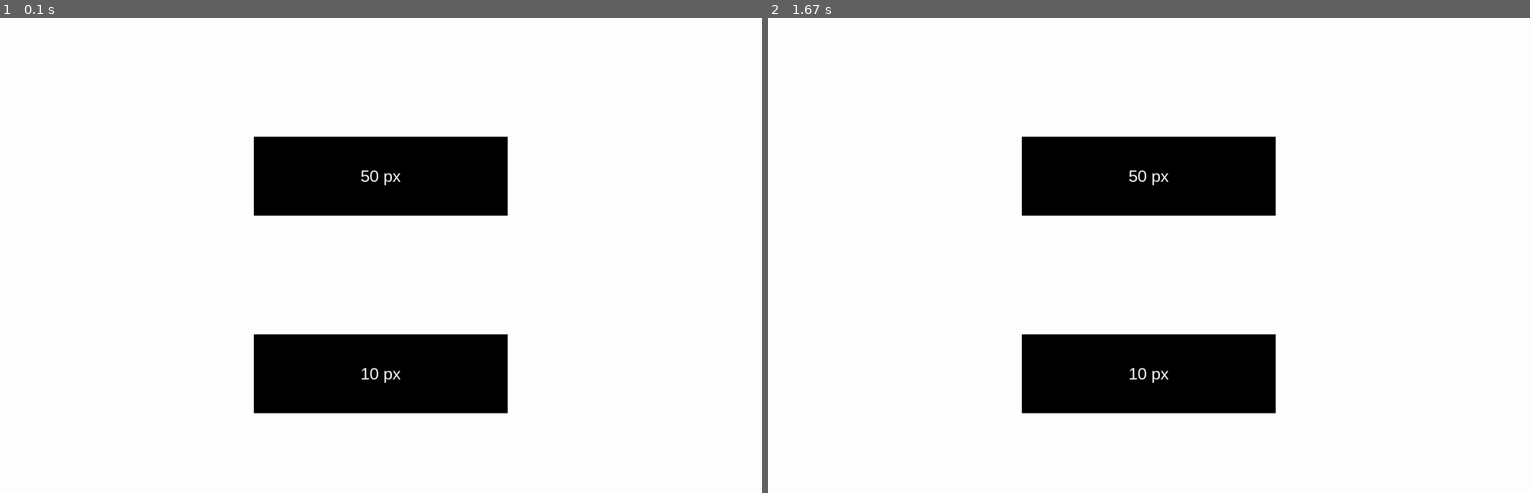
Above: before the commit, frames 1-2 (left to right).
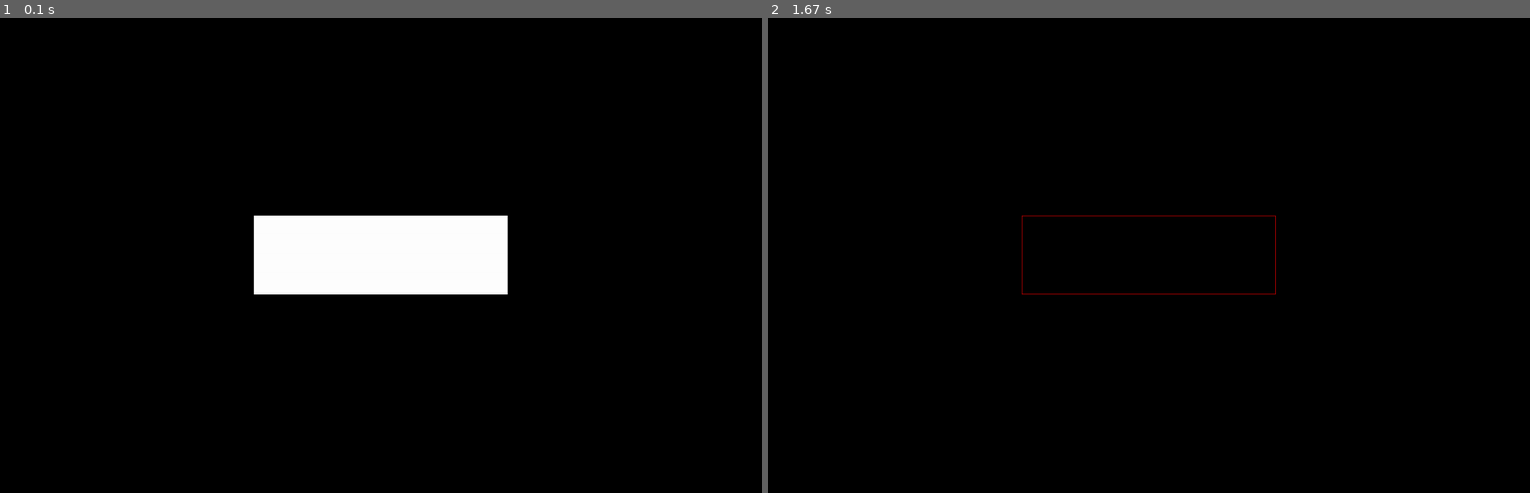
Above: after the commit, the same moments.

Repository: Azkomar/Pygame-Drawing-App
Game: pygame game, started from main.py
The game is run twice, just before and just after one commit, with the same random seed, the same clock (stepped at 60 frames per second) and the same inputs.
Inputs (mouse positions are in pixels of both pictures, inside the frame that each line leads up to):
- Up to frame 1 (0.1 s): no input
- Up to frame 2 (1.67 s): press the mouse at (1149, 255) at 0.37 s; move the mouse to (1027, 217) at 0.47 s; release the mouse at (912, 184) at 0.6 s; hold Backspace 0.67-1.13 s

The runs differ from the first frame. In frame 1, 84% of the frame differs, in the area x 0-100%, y 0-100%; in frame 2, 89%.

Commit message:
Input field sur le menu pour la taille de la grille + modif taille grille pour être x=y

Diff:
--- a/page_draw.py
+++ b/page_draw.py
@@ -9,13 +9,14 @@
         w, h = self.screen.get_width(), self.screen.get_height()
         self.w = w
         self.h = h
+        self.gridWall = int(0.9*h)
         self.listRect = []
         self.listColor = []
         self.index = 0
         self.saveImage = pygame.image.load("./diskette.png")
 
         #Back Button
-        self.menuWidth = w/8
+        self.menuWidth = int(0.5*(w-self.gridWall))
         self.menuHeight = h/10
         self.backButton = pygame.Rect(0, 0, self.menuWidth, self.menuHeight)
         self.btn_color = 'white'
@@ -26,11 +27,11 @@
         self.border = pygame.Rect(0, 0, self.menuWidth, self.menuHeight)
 
         #Grid
-        self.grid = pygame.Rect(self.menuWidth, 0, w-self.menuWidth, h)
+        self.grid = pygame.Rect(self.menuWidth, 0, self.gridWall, self.gridWall)
         self.gridBaseColor = 'gray'
 
         #Color selection
-        self.blockSize = self.menuWidth/2
+        self.blockSizeX = self.menuWidth / 3
         self.selected_color = 'blue'
 
 
@@ -53,20 +54,17 @@
 
     def colorSquarePos(self):
         # Calcule la position pour l'affichage dans la palette
-        # Taille d'une cellule de la palette
-        cell_size = self.blockSize
-
         # Nombre de cellules verticales max
-        max_rows = int((self.h - 4 * self.menuHeight) // cell_size)
+        max_rows = int((self.h - 4 * self.menuHeight) // self.menuHeight) - 1
 
         # Calcul position en colonne et ligne
         row = self.index % max_rows
-        col = (self.index // max_rows) % 2
+        col = (self.index // max_rows) % 3
 
-        x = col * cell_size
-        y = int(4 * self.menuHeight + row * cell_size)
+        x = col * self.blockSizeX
+        y = int(4 * self.menuHeight + row * self.menuHeight)
 
-        color_rect = pygame.Rect(x, y, self.blockSize, self.blockSize)
+        color_rect = pygame.Rect(x, y, self.blockSizeX, self.menuHeight)
 
         self.listColor.append({
             "color": self.selected_color,
@@ -96,7 +94,7 @@
             for color in self.listColor:
                 if color["rect"].collidepoint(mouse_pos):
                     self.selected_color = color["color"]
-                    s = pygame.Surface((self.blockSize, self.blockSize))  # the size of your rect
+                    s = pygame.Surface((self.blockSizeX, self.menuHeight))  # the size of your rect
                     s.set_alpha(128)                # alpha level
                     s.fill((255,255,255))           # this fills the entire surface
                     self.screen.blit(s, (color["rect"].x, color["rect"].y))
@@ -146,17 +144,14 @@
 
         for colorNewBtn in self.listColor:
             pygame.draw.rect(self.screen, colorNewBtn["color"], colorNewBtn["rect"])
-            pygame.draw.rect(self.screen, self.textColor, colorNewBtn["rect"], 1)
 
         pygame.display.flip()
 
     def drawGrid(self, size):
         self.listRect.clear()
-        pygame.draw.rect(self.screen, self.btn_color, self.grid, 1)
-        for x in range(self.grid.left, int(self.w-self.w/8), size):
-            for y in range(0, self.h, size):
+        for x in range(self.grid.left, int(self.grid.left + self.gridWall), size):
+            for y in range(0, self.gridWall, size):
                 rect = pygame.Rect(x, y, size, size)
-                pygame.draw.rect(self.screen, self.gridBaseColor, rect, 1)
                 self.listRect.append({"rect": rect, "color": "white"})
 
     def drawGridHover(self):
--- a/page_menu.py
+++ b/page_menu.py
@@ -6,35 +6,38 @@
         self.screen = game.screen
         w, h = self.screen.get_width(), self.screen.get_height()
 
-        self.button50 = pygame.Rect(w/3, h/4, w/3, h/6)
-        self.btn_color = 'black'
+        self.inputField = pygame.Rect(w/2-w/6, h/2-h/12, w/3, h/6)
+        self.active = False
+        self.input = ''
         self.font = pygame.font.SysFont('Arial', 35)
-        self.text = self.font.render('50 px', True, 'white')
-
-        self.button10 = pygame.Rect(w/3, self.button50.bottom + h/4, w/3, h/6)
-        self.text10 = self.font.render('10 px', True, 'white')
 
     def handle_events(self, events):
         for event in events:
             if event.type == pygame.MOUSEBUTTONDOWN:
-                if self.button50.collidepoint(pygame.mouse.get_pos()):
-                    self.game.gridValue = 50
-                    self.game.current_page = self.game.pages["draw"]
-                    self.game.pages["draw"].on_enter()
+                mouse_pos = pygame.mouse.get_pos()
+                if self.inputField.collidepoint(mouse_pos):
+                    self.active = True
+            if event.type == pygame.KEYDOWN:
+                if self.active:
+                    if event.key == pygame.K_BACKSPACE:
+                        self.input = self.input[:-1]
+                    elif event.key == pygame.K_RETURN:
+                        self.game.gridValue = int(self.input)
+                        self.game.current_page = self.game.pages["draw"]
+                        self.game.pages["draw"].on_enter()
+                    else:
+                        self.input += event.unicode
 
-                if self.button10.collidepoint(pygame.mouse.get_pos()):
-                    self.game.gridValue = 10
-                    self.game.current_page = self.game.pages["draw"]
-                    self.game.pages["draw"].on_enter()
+
 
     def draw(self):
-        self.screen.fill("white")
-        pygame.draw.rect(self.screen, self.btn_color, self.button50)
-        text_rect = self.text.get_rect(center=self.button50.center)
-        self.screen.blit(self.text, text_rect)
-
-        pygame.draw.rect(self.screen, self.btn_color, self.button10)
-        text_rect = self.text10.get_rect(center=self.button10.center)
-        self.screen.blit(self.text10, text_rect)
+        self.screen.fill("black")
+        if self.active:
+            pygame.draw.rect(self.screen, 'red', self.inputField, 1)
+            self.textInput = self.font.render(self.input, True, 'white')
+            inputText = self.textInput.get_rect(center=self.inputField.center)
+            self.screen.blit(self.textInput, inputText)
+        else:
+            pygame.draw.rect(self.screen, "white", self.inputField)
 
         pygame.display.flip()
